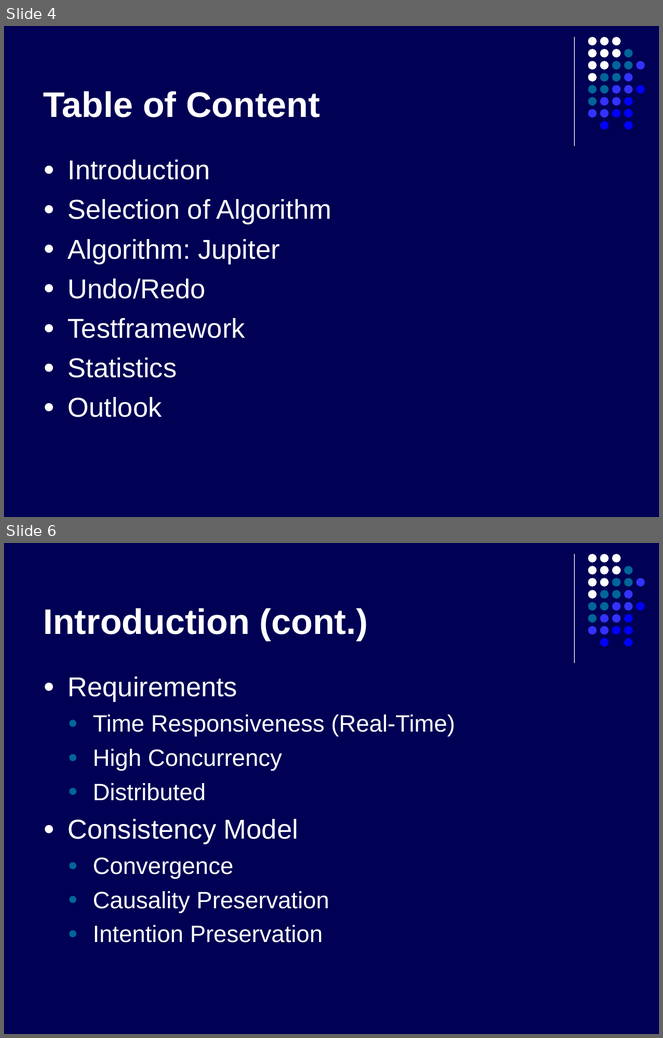
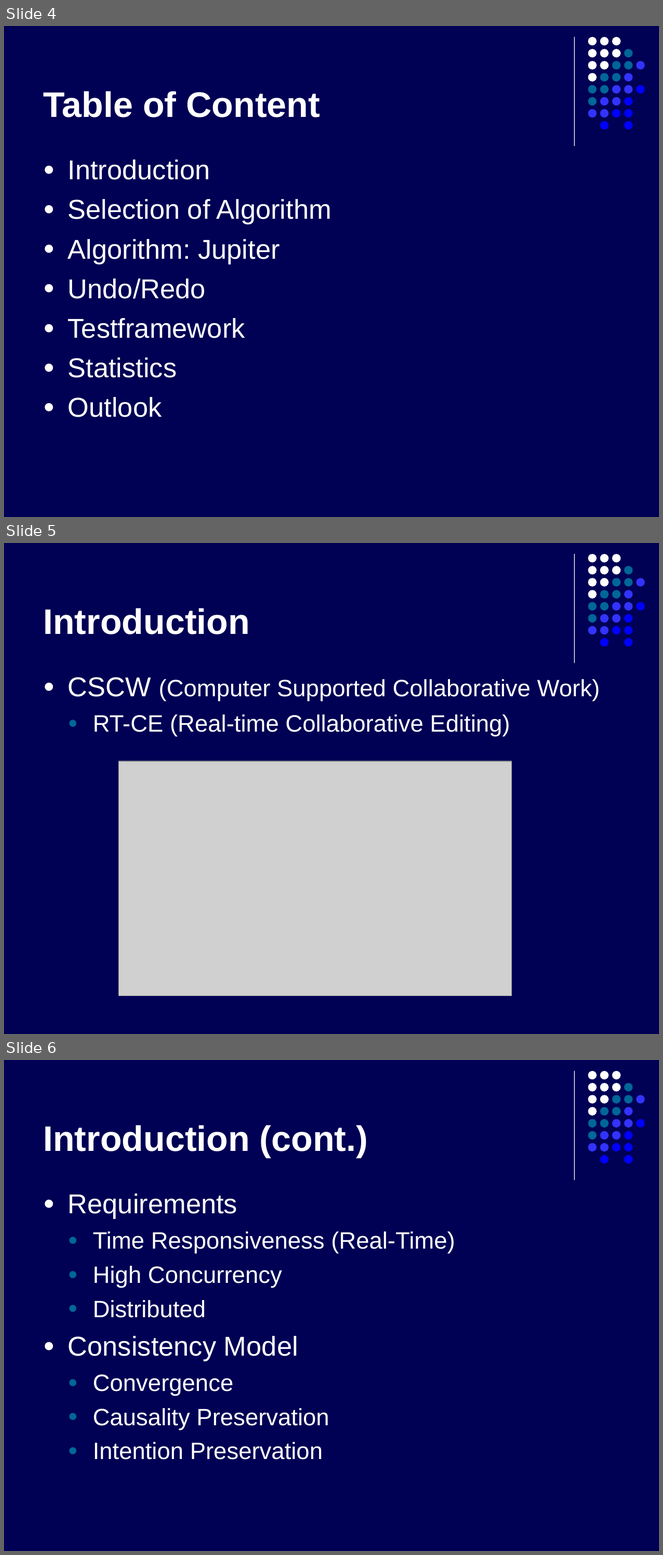
Before and after one commit to kyanha/ace, a slide deck: ace/trunk/doc/presentation/presentation.ppt. Shown one above the other, each under a label of ours: slides 4 and 6 before the commit, slides 4, 5 and 6 after it; the slides between them are not shown. The pictures are 663x1038 and 663x1555 pixels, drawn with LibreOffice and Linux fonts; fonts in the diff are those of the drawing; grey boxes stand for pictures. Boxes give left, top, right and bottom in pixels: in the first picture for what was removed or moved away, otherwise in the second. Text is boxed around its words. In the diff, an @@ line names an element or a change of style, - is before the commit and + after.

```diff
--- a/ace/trunk/doc/presentation/presentation.ppt
+++ b/ace/trunk/doc/presentation/presentation.ppt
@@ slide 5 added at bbox=[4, 543, 659, 1034], background #000054; not listed: 32 template elements that a slide beside it also shows @@
@@ title added at bbox=[43, 608, 250, 635], 39 pt, text #FFFFFF, bold @@
+Introduction
@@ text added at bbox=[68, 677, 600, 736], 26 pt, text #FFFFFF @@
+● CSCW (Computer Supported Collaborative Work)
+  ● RT-CE (Real-time Collaborative Editing)
@@ picture added at bbox=[118, 761, 512, 996] @@
```
Also in this commit, not shown: 3 slides changed, 5 other slides added, 1 slide removed.
